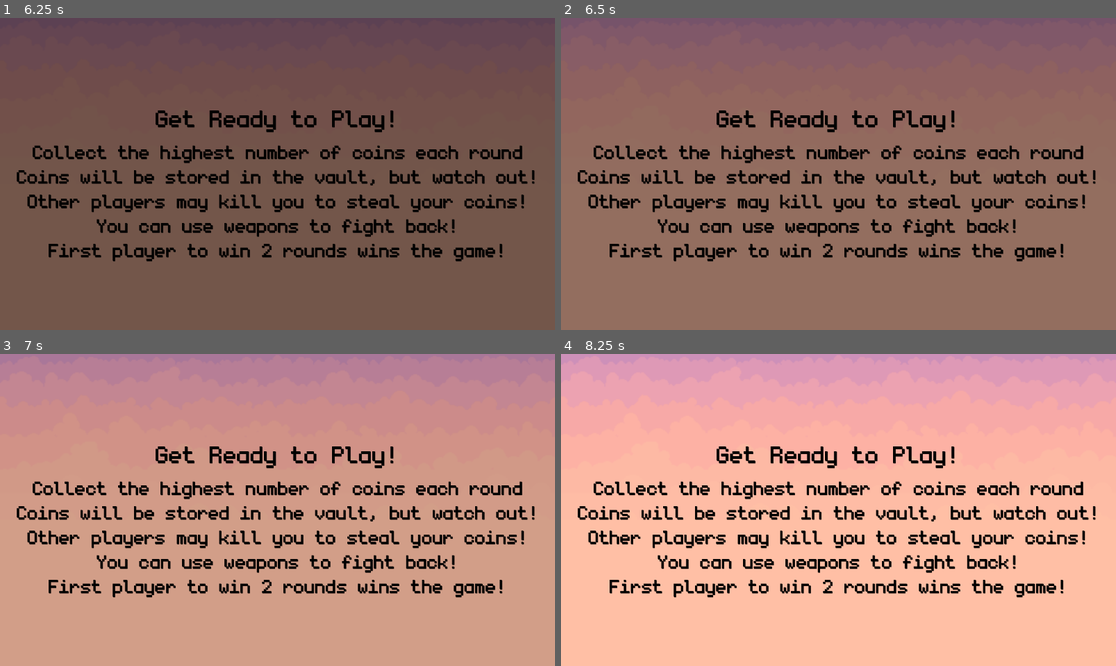
Above: before the commit, frames 1-4 (two rows, left to right).
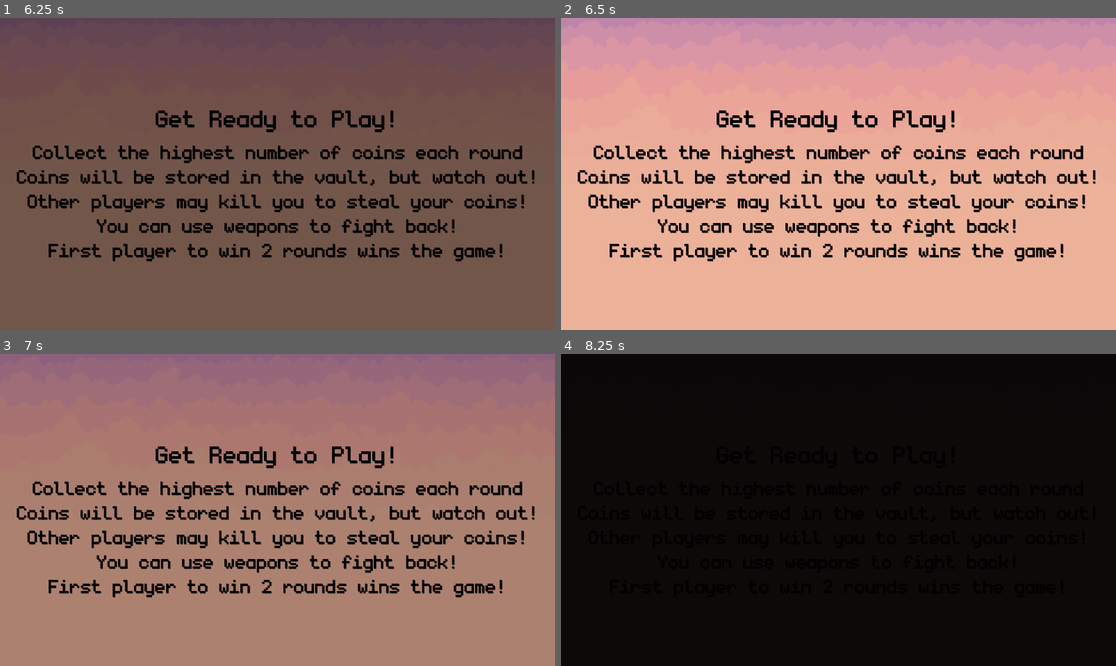
Above: after the commit, the same moments.

Repository: ChrisJacobs2/490-Senior-Capstone
Game: Godot game, scene res://start_menu.tscn
Same seed, same stepped clock (60 frames per second), same inputs: the game is played once before the commit and once after it.
Inputs (mouse positions are in pixels of both pictures, inside the frame that each line leads up to):
- Up to frame 1 (6.25 s): click "START" at 0.5 s; click "HOST MATCH" at 1.25 s; click (277, 174) at 2.02 s; type "Alex" at 2.1 s; click "Submit" at 2.75 s; click "Start" at 3.5 s; click "Force Start" at 4.25 s; tap Enter at 5 s; move the mouse to (399, 158) at 5.02 s; hold D (move_right) from 5.03 s (still down); tap Q (change_weapon) at 5.1 s; tap W (jump) at 5.27, 6.02 s; move the mouse to (166, 189) at 5.77 s; tap S (crouch) at 5.85 s
- Up to frame 2 (6.5 s): keep holding D (move_right)
- Up to frame 3 (7 s): move the mouse to (333, 441) at 6.52 s; release D (move_right) at 6.53 s; hold A (move_left) from 6.53 s (still down); tap E (equip_weapon) at 6.6 s
- Up to frame 4 (8.25 s): move the mouse to (810, 572) at 7.27 s; release A (move_left) at 7.28 s; hold D (move_right) from 7.28 s (still down); tap Q (change_weapon) at 7.35 s; tap W (jump) at 7.52 s; move the mouse to (1005, 556) at 8.02 s; hold S (crouch) from 8.03 s (still down)

Frame 1 is identical in both runs. In frame 2, 94% of the frame differs, in the area x 0-100%, y 0-100%; in frame 3, 93%; in frame 4, 95%.

Commit message:
added ability to set how long this screen shows in the editor, for dev purposes

Diff:
--- a/Godot_Project/levels_intros/instruct_loading.gd
+++ b/Godot_Project/levels_intros/instruct_loading.gd
@@ -1,11 +1,13 @@
 extends Control
 
+# Default 14 seconds, can be changed in the Inspector tab
+@export var fade_in_timer = 14
 
 # Called when the node enters the scene tree for the first time.
 func _ready():
 	$AnimationPlayer.play("fade_in")
 	#fade in time + time showing scene
-	await get_tree().create_timer(14).timeout
+	await get_tree().create_timer(fade_in_timer).timeout
 	$AnimationPlayer.play("fade_out")
 	#fade out time
 	await get_tree().create_timer(3).timeout
--- a/Godot_Project/levels_intros/instruct_loading.tscn
+++ b/Godot_Project/levels_intros/instruct_loading.tscn
@@ -66,6 +66,7 @@
 grow_horizontal = 2
 grow_vertical = 2
 script = ExtResource("1_ma0ij")
+fade_in_timer = 2
 
 [node name="TextureRect" type="TextureRect" parent="."]
 layout_mode = 1
